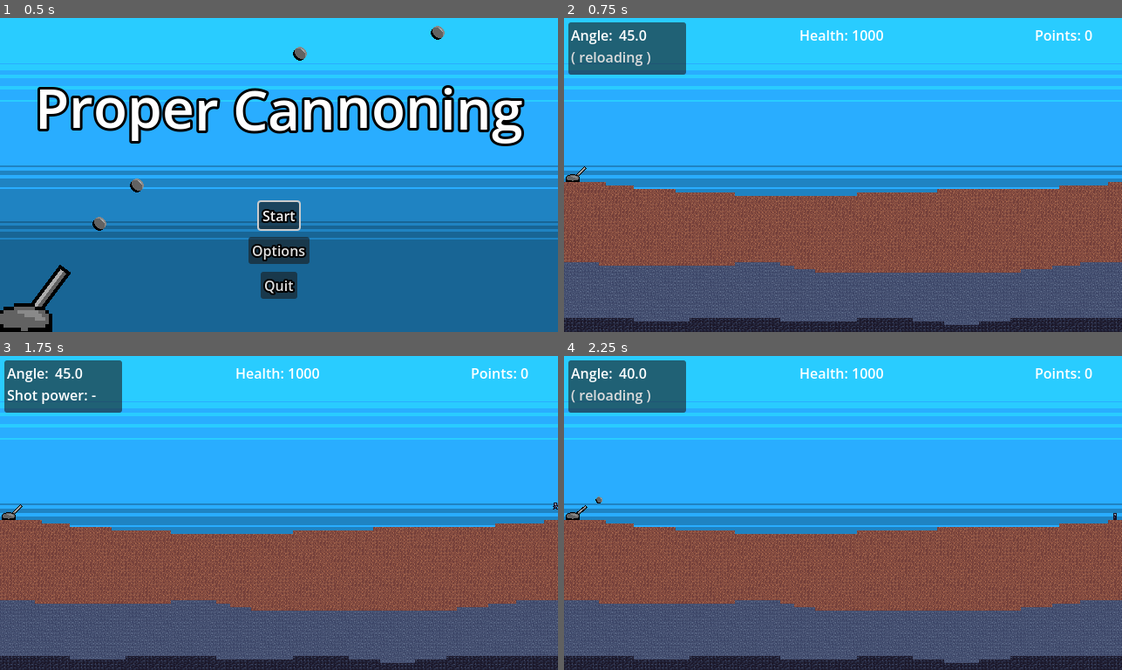
Above: before the commit, frames 1-4 (two rows, left to right).
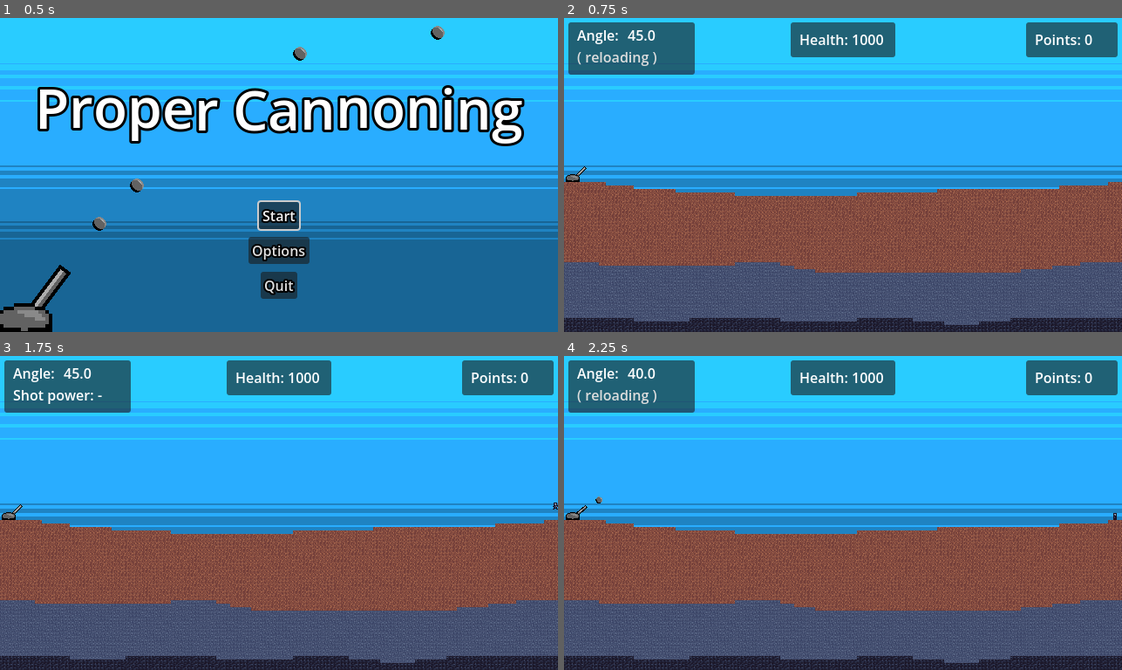
Above: after the commit, the same moments.

Repository: hunttis/ld-60
Game: Godot game, scene res://assets/scenes/master.tscn
The game is run twice, just before and just after one commit, with the same random seed, the same clock (stepped at 60 frames per second) and the same inputs. Sound files missing from this copy of the repository are replaced by a short silence.
Inputs (mouse positions are in pixels of both pictures, inside the frame that each line leads up to):
- Up to frame 1 (0.5 s): no input
- Up to frame 2 (0.75 s): click "Start" at 0.5 s
- Up to frame 3 (1.75 s): tap Enter at 1.25 s; move the mouse to (401, 497) at 1.27 s; hold Shift (angle_finesse_modifier) from 1.28 s (still down)
- Up to frame 4 (2.25 s): tap Space (shoot) at 2 s; move the mouse to (731, 528) at 2.02 s; release Shift (angle_finesse_modifier) at 2.03 s; tap Right (lower_cannon_angle) at 2.1 s

Frame 1 is identical in both runs. In frame 2, 4.8% of the frame differs, in the area x 1-100%, y 1-19%; in frame 3, 4.8%; in frame 4, 4.8%.

Commit message:
Add background to health and points labels

Diff:
--- a/assets/game_manager.gd
+++ b/assets/game_manager.gd
@@ -10,8 +10,8 @@
 
 var points: int = 0
 var wave: int = 1
-@onready var points_value = $"../PointsContainer/PointsValue"
-@onready var health_value = $"../HealthContainer/HealthValue"
+@onready var points_value = $"../PointsPanel/PointsContainer/PointsValue"
+@onready var health_value = $"../HealthPanel/HealthContainer/HealthValue"
 @onready var player = $"../Player"
 
 func _ready():
--- a/assets/scenes/game.tscn
+++ b/assets/scenes/game.tscn
@@ -20,30 +20,30 @@
 [node name="CannonParametersPanel" type="Panel" parent="." unique_id=1670237246]
 offset_left = 5.0
 offset_top = 5.0
-offset_right = 140.0
+offset_right = 150.0
 offset_bottom = 65.0
 
 [node name="AngleLabel" type="Label" parent="CannonParametersPanel" unique_id=1034256158]
 layout_mode = 0
-offset_left = 3.0
+offset_left = 10.0
 offset_top = 3.0
-offset_right = 58.0
+offset_right = 65.0
 offset_bottom = 28.0
 text = "Angle:"
 
 [node name="AngleValue" type="Label" parent="CannonParametersPanel" unique_id=2071767456]
 unique_name_in_owner = true
 layout_mode = 0
-offset_left = 58.0
+offset_left = 68.0
 offset_top = 3.0
-offset_right = 108.0
+offset_right = 118.0
 offset_bottom = 28.0
 
 [node name="ReloadingLabel" type="Label" parent="CannonParametersPanel" unique_id=961084868]
 layout_mode = 0
-offset_left = 3.0
+offset_left = 10.0
 offset_top = 28.0
-offset_right = 98.0
+offset_right = 105.0
 offset_bottom = 53.0
 theme_override_colors/font_color = Color(0.8666667, 0.8666667, 0.8666667, 1)
 text = "( reloading )"
@@ -51,9 +51,9 @@
 [node name="PowerLabel" type="Label" parent="CannonParametersPanel" unique_id=1927396480]
 visible = false
 layout_mode = 0
-offset_left = 3.0
+offset_left = 10.0
 offset_top = 28.0
-offset_right = 98.0
+offset_right = 105.0
 offset_bottom = 53.0
 text = "Shot power:"
 
@@ -99,28 +99,42 @@
 [node name="PauseMenu" parent="." unique_id=1029933016 instance=ExtResource("10_k2t1h")]
 visible = false
 
-[node name="HealthContainer" type="HBoxContainer" parent="." unique_id=1197349271]
-offset_left = 270.0
-offset_right = 370.0
+[node name="HealthPanel" type="Panel" parent="." unique_id=1285547876]
+offset_left = 260.0
+offset_top = 5.0
+offset_right = 380.0
+offset_bottom = 45.0
+
+[node name="HealthContainer" type="HBoxContainer" parent="HealthPanel" unique_id=1197349271]
+layout_mode = 0
+offset_left = 10.0
+offset_right = 110.0
 offset_bottom = 40.0
 
-[node name="HealthLabel" type="Label" parent="HealthContainer" unique_id=1649844261]
+[node name="HealthLabel" type="Label" parent="HealthPanel/HealthContainer" unique_id=1649844261]
 layout_mode = 2
 text = "Health:"
 
-[node name="HealthValue" type="Label" parent="HealthContainer" unique_id=1454596085]
+[node name="HealthValue" type="Label" parent="HealthPanel/HealthContainer" unique_id=1454596085]
 layout_mode = 2
 text = "—"
 
-[node name="PointsContainer" type="HBoxContainer" parent="." unique_id=119879873]
-offset_left = 540.0
-offset_right = 640.0
+[node name="PointsPanel" type="Panel" parent="." unique_id=976695155]
+offset_left = 530.0
+offset_top = 5.0
+offset_right = 635.0
+offset_bottom = 45.0
+
+[node name="PointsContainer" type="HBoxContainer" parent="PointsPanel" unique_id=119879873]
+layout_mode = 0
+offset_left = 10.0
+offset_right = 110.0
 offset_bottom = 40.0
 
-[node name="PointsLabel" type="Label" parent="PointsContainer" unique_id=387087511]
+[node name="PointsLabel" type="Label" parent="PointsPanel/PointsContainer" unique_id=387087511]
 layout_mode = 2
 text = "Points:"
 
-[node name="PointsValue" type="Label" parent="PointsContainer" unique_id=1234307120]
+[node name="PointsValue" type="Label" parent="PointsPanel/PointsContainer" unique_id=1234307120]
 layout_mode = 2
 text = "—"
